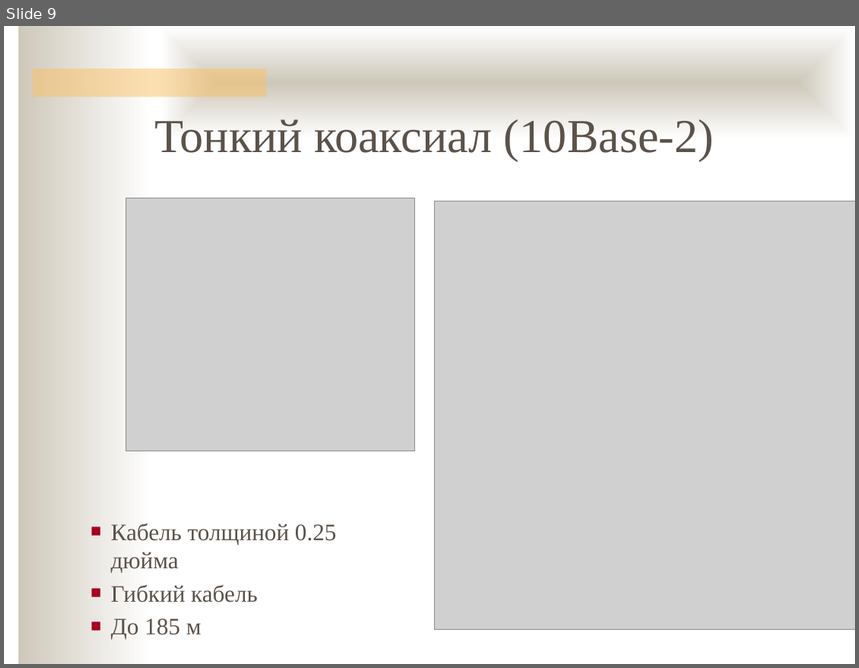
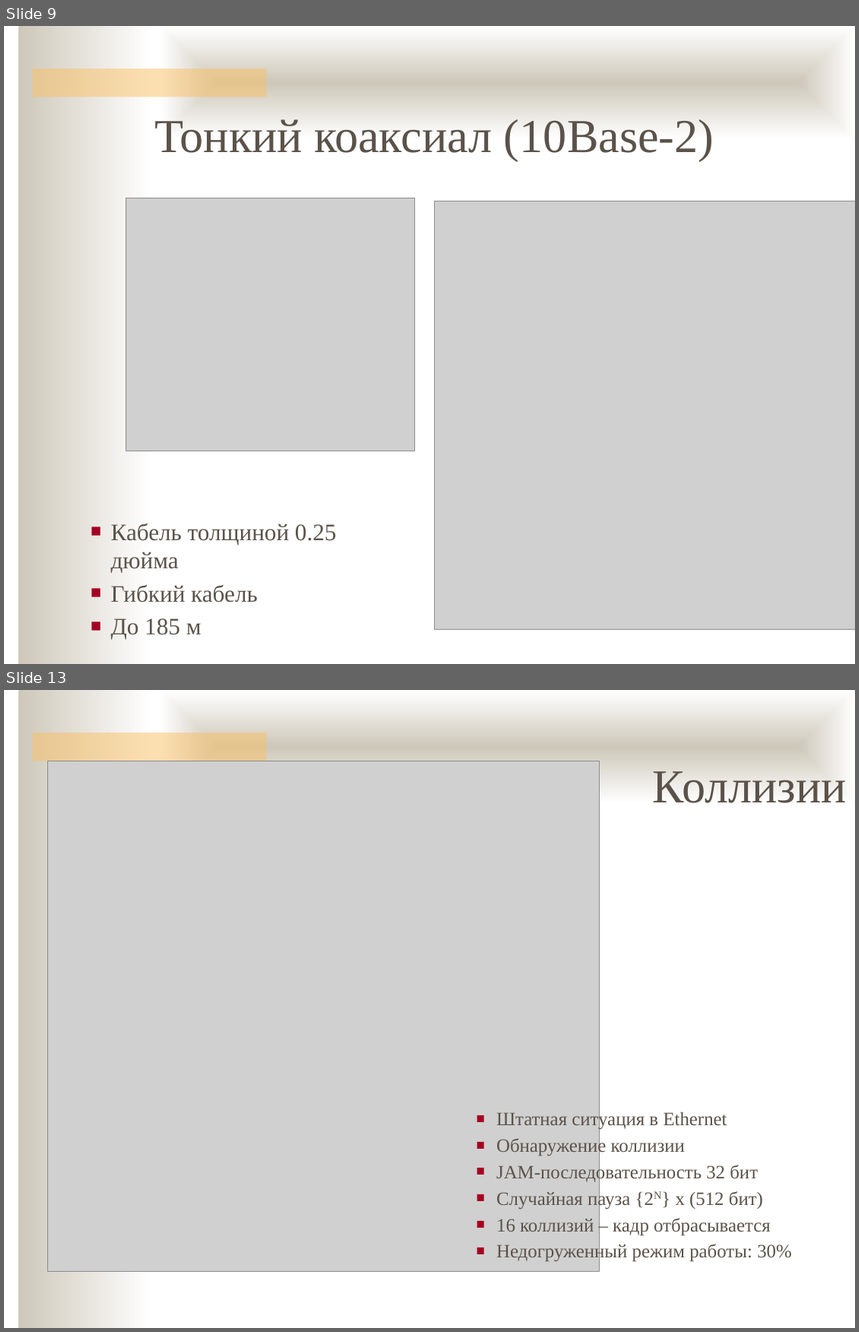
Before and after one commit to ukoloff/nets, a slide deck: 05.pptx. Shown one above the other, each under a label of ours: slide 9 before the commit, slides 9 and 13 after it; the slides between them are not shown. The pictures are 859x668 and 859x1332 pixels, drawn with LibreOffice and Linux fonts; fonts in the diff are those of the drawing; grey boxes stand for pictures; background and template pictures are left out. Boxes give left, top, right and bottom in pixels: in the first picture for what was removed or moved away, otherwise in the second. Text is boxed around its words. In the diff, an @@ line names an element or a change of style, - is before the commit and + after.

```diff
--- a/05.pptx
+++ b/05.pptx
@@ slide 13 added at <box>4,690,855,1328</box>, background #FFFFFF; not listed: 3 template elements that a slide beside it also shows @@
@@ picture added at <box>47,761,600,1272</box> @@
@@ text added at <box>653,771,847,803</box>, 40 pt, text #5B5249 @@
+Коллизии
@@ text added at <box>496,1111,792,1263</box>, 16 pt, text #5B5249 @@
+■ Штатная ситуация в Ethernet
+■ Обнаружение коллизии
+■ JAM-последовательность 32 бит
+■ Случайная пауза {2N} x (512 бит)
+■ 16 коллизий – кадр отбрасывается
+■ Недогруженный режим работы: 30%
```
Also in this commit, not shown: 1 slide changed, 13 other slides added, 1 slide removed.
